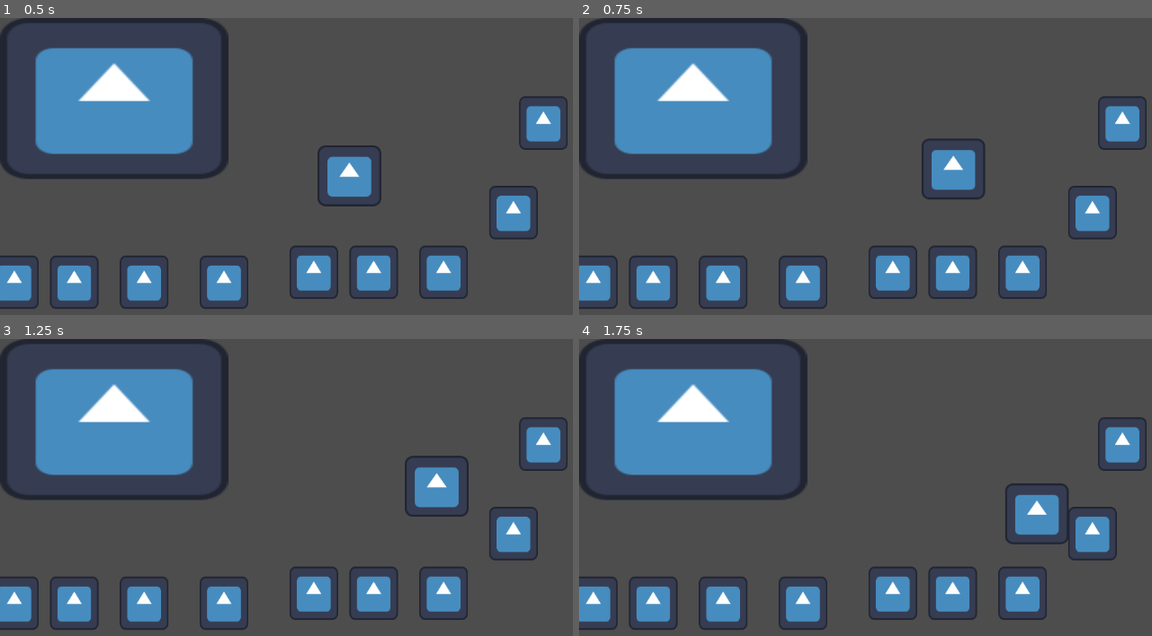
Above: before the commit, frames 1-4 (two rows, left to right).
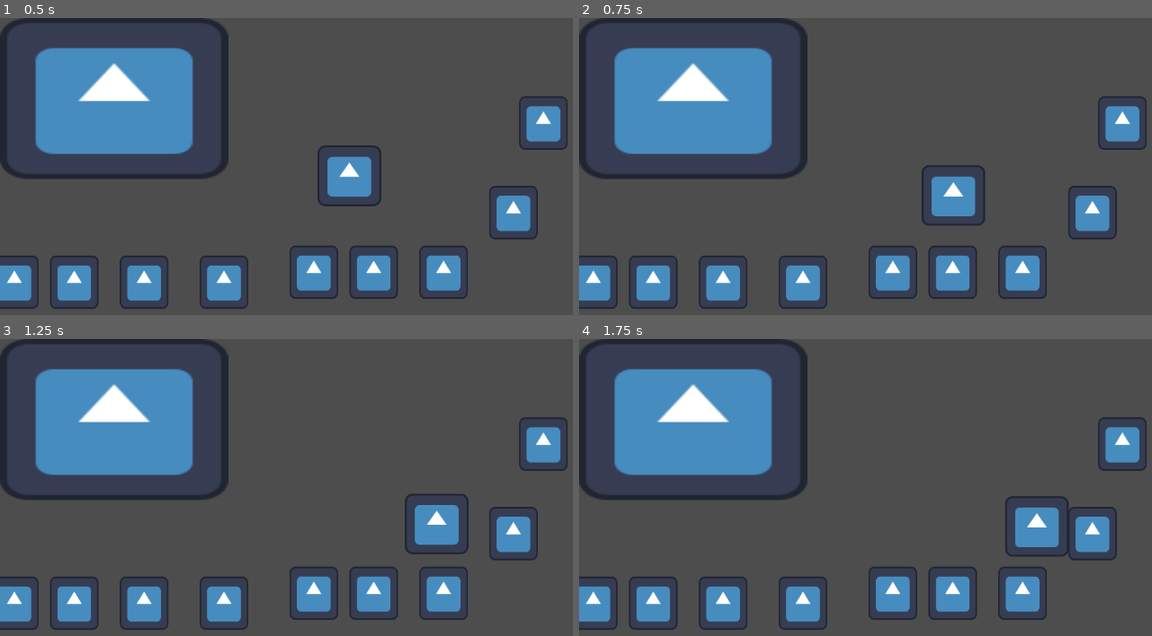
Above: after the commit, the same moments.

Repository: Beau1437/longhand
Game: Godot game, scene res://Longhand1.tscn
Same seed, same stepped clock (60 frames per second), same inputs: the game is played once before the commit and once after it. The engine's default icon, where the game draws it, is replaced by a stand-in: a white triangle on a blue panel in a dark square.
Inputs:
- Up to frame 1 (0.5 s): no input
- Up to frame 2 (0.75 s): hold Right (move_right) from 0.53 s (still down); hold Space (jump) from 0.53 s (still down)
- Up to frame 3 (1.25 s): keep holding Right (move_right); keep holding Space (jump)
- Up to frame 4 (1.75 s): keep holding Right (move_right); release Space (jump) at 1.28 s; tap Space (jump) at 1.35, 1.52 s

Frame 1 is identical in both runs. In frame 2, 1.8% of the frame differs, in the area x 59-71%, y 40-70%; in frame 3, 2.4%, in the area x 70-82%, y 39-73%; in frame 4, 1.1%.

Commit message:
modified:   Longhand1.tscn 	modified:   block.tscn 	modified:   player.gd

Diff:
--- a/Longhand1.tscn
+++ b/Longhand1.tscn
@@ -17,7 +17,6 @@
 
 [node name="Player" parent="." instance=ExtResource("1_q1ibk")]
 position = Vector2(423, 288)
-speed = 400
 
 [node name="TextureRect" type="TextureRect" parent="."]
 offset_right = 366.0
--- a/player.gd
+++ b/player.gd
@@ -2,11 +2,11 @@
 class_name Player
 
 @export var speed = 400
-var jumping = false
 var screen_size
 var vel1 = velocity.y
 const GRAVITY = 200
 const WALK_SPEED = 200
+const JUMP_HEIGHT = 100
 
 # Called when the node enters the scene tree for the first time.
 func _ready() -> void:
@@ -18,13 +18,9 @@
 func _physics_process(delta: float) -> void:
 	vel1 = velocity.y
 	velocity.y += delta * GRAVITY
-	if (vel1 == 0):
-		jumping = false
 
-	if Input.is_action_pressed("jump") && !jumping:
-		velocity.y = -100
-		print("JUMPO!")
-		jumping = true
+	if Input.is_action_pressed("jump") && is_on_floor():
+		velocity.y = -JUMP_HEIGHT
 	if Input.is_action_pressed("move_left"):
 		velocity.x = -WALK_SPEED
 	elif Input.is_action_pressed("move_right"):
Not shown: 1 places in Longhand1.tscn that only renumber resources
Not shown: 1 places in block.tscn that only renumber resources
